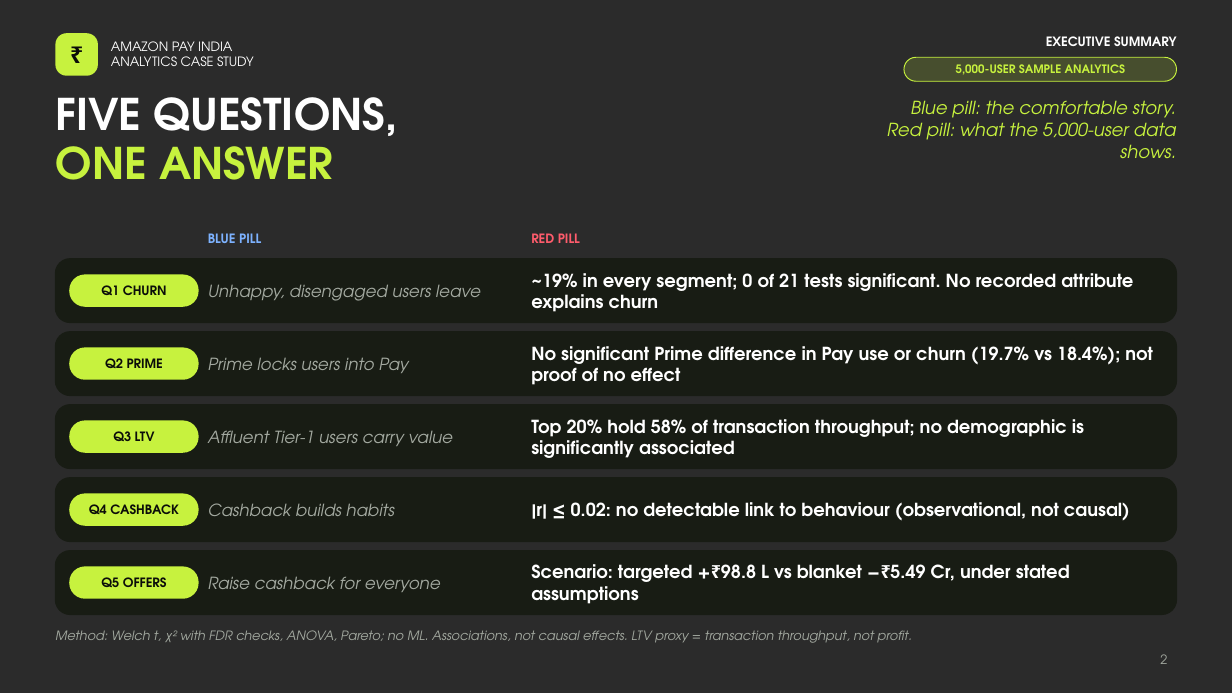
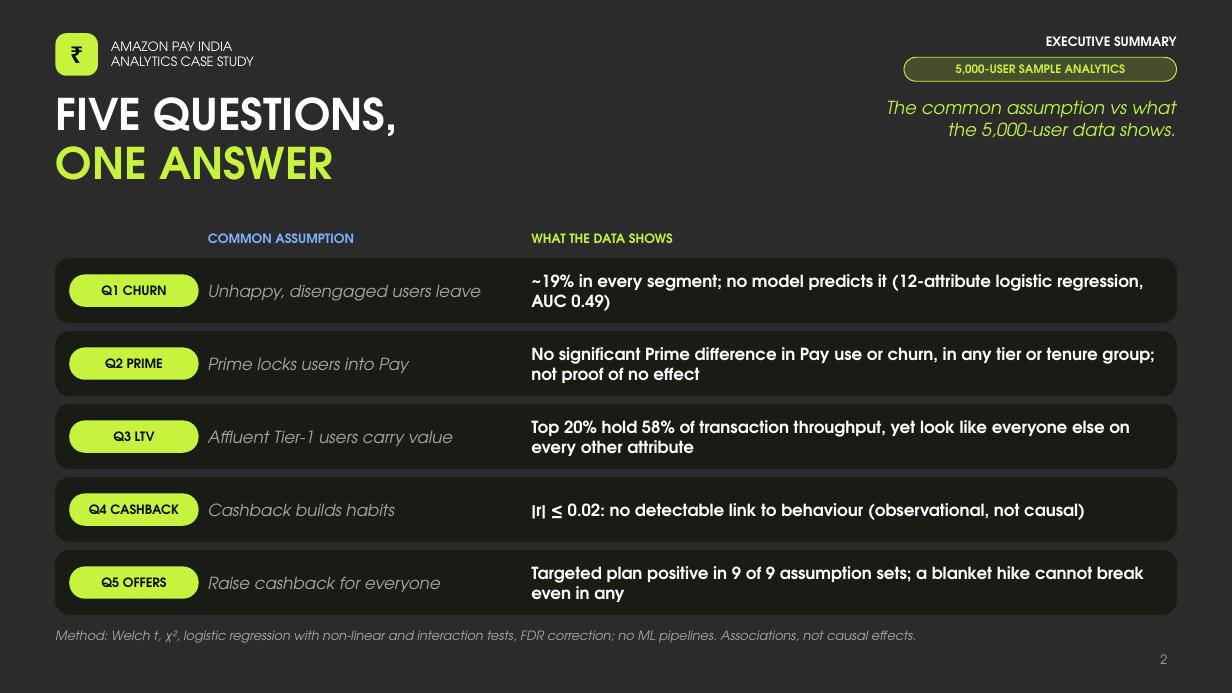
Before and after one commit to ashish-waghmare0312/amazon-pay-analytics-dashboard, a slide deck: slide 2 of presentation/Amazon_Pay_India_Case_Deck.pptx. Drawn at 1232x693 pixels with LibreOffice and Linux fonts; fonts in the diff are those of the drawing; background and template pictures are left out; a plain dark background stands for a picture behind light text. Boxes give left, top, right and bottom in pixels: in the first picture for what was removed or moved away, otherwise in the second. Text is boxed around its words. In the diff, an @@ line names an element or a change of style, - is before the commit and + after.

```diff
--- a/presentation/Amazon_Pay_India_Case_Deck.pptx
+++ b/presentation/Amazon_Pay_India_Case_Deck.pptx
@@ text at <box>886,100,1176,137</box>: text changed @@
-Blue pill: the comfortable story.
-Red pill: what the 5,000-user data shows.
+The common assumption vs what the 5,000-user data shows.
@@ text at <box>208,233,354,243</box>: text changed @@
-BLUE PILL
+COMMON ASSUMPTION
@@ text at <box>531,233,673,243</box>: text changed; text colour #FF5C6C to #C7F23E @@
-RED PILL
+WHAT THE DATA SHOWS
@@ text at <box>531,274,1143,311</box>: text changed; size 14 to 13 pt @@
-~19% in every segment; 0 of 21 tests significant. No recorded attribute explains churn
+~19% in every segment; no model predicts it (12-attribute logistic regression, AUC 0.49)
@@ text at <box>531,347,1155,383</box>: text changed; size 14 to 13 pt @@
-No significant Prime difference in Pay use or churn (19.7% vs 18.4%); not proof of no effect
+No significant Prime difference in Pay use or churn, in any tier or tenure group; not proof of no effect
@@ text at <box>531,420,1130,456</box>: text changed; size 14 to 13 pt @@
-Top 20% hold 58% of transaction throughput; no demographic is significantly associated
+Top 20% hold 58% of transaction throughput, yet look like everyone else on every other attribute
@@ text "|r| ≤ 0.02: no detectable ..." at <box>531,503,1085,520</box>: size 14 to 13 pt @@
@@ text at <box>531,566,1144,602</box>: text changed; size 14 to 13 pt @@
-Scenario: targeted +₹98.8 L vs blanket −₹5.49 Cr, under stated assumptions
+Targeted plan positive in 9 of 9 assumption sets; a blanket hike cannot break even in any
@@ text at <box>55,630,916,643</box>: text changed @@
-Method: Welch t, χ² with FDR checks, ANOVA, Pareto; no ML. Associations, not causal effects. LTV proxy = transaction throughput, not profit.
+Method: Welch t, χ², logistic regression with non-linear and interaction tests, FDR correction; no ML pipelines. Associations, not causal effects.
```
Also in this commit, not shown: 7 other slides changed, 19 other files.
